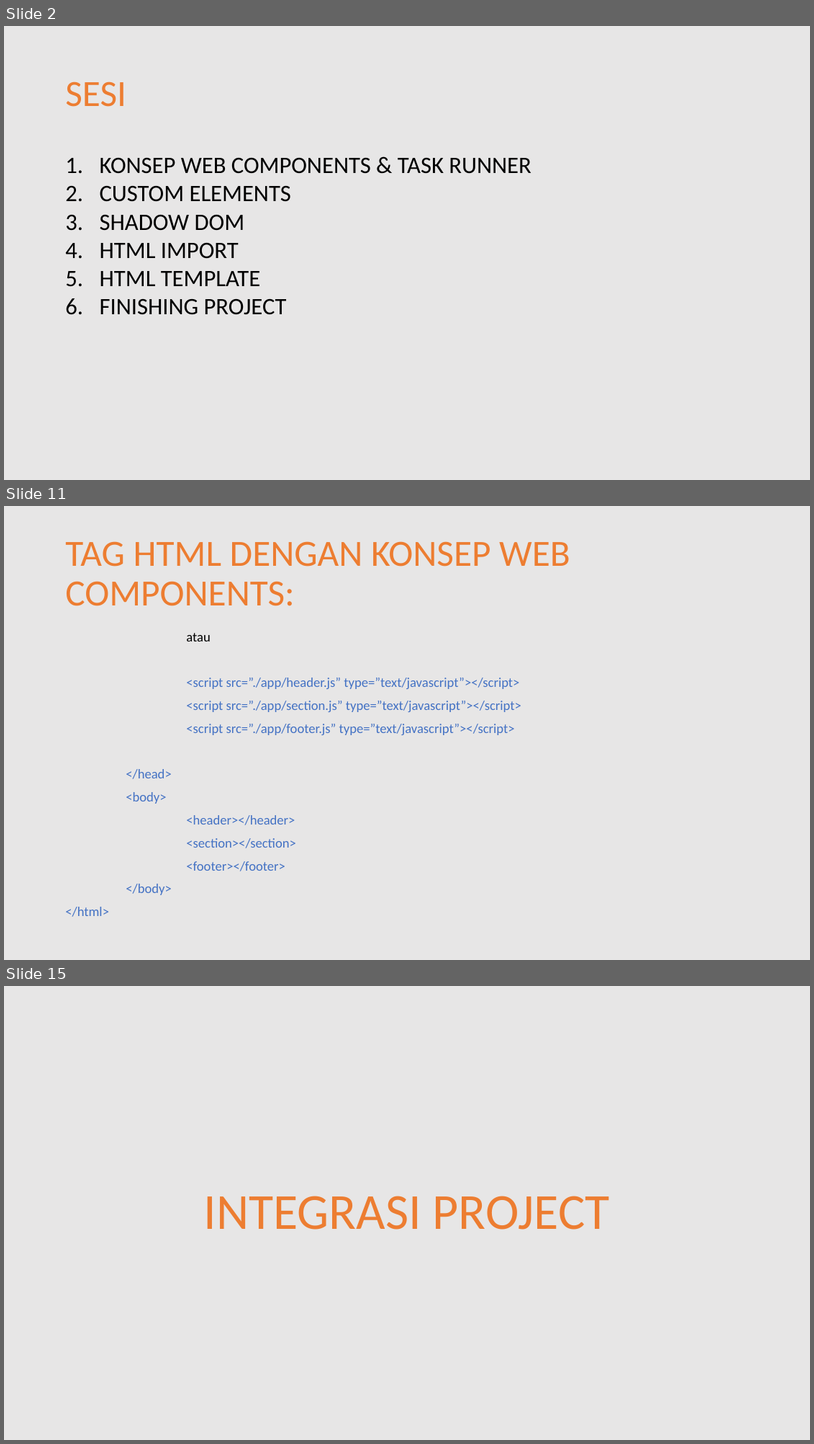
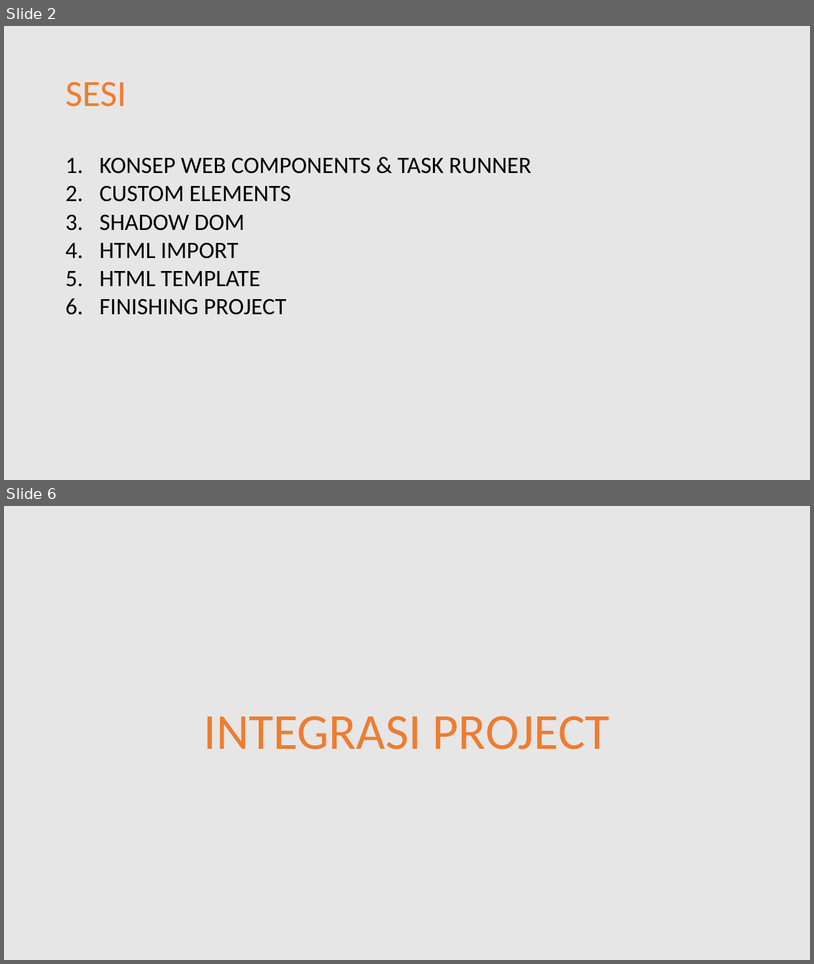
Before and after one commit to MalangFrontend/ongis-frontend-1, a slide deck: doc/presentasi-materi-01.pptx. Shown one above the other, each under a label of ours: slides 2, 11 and 15 before the commit, slides 2 and 6 after it; the slides between them are not shown. The pictures are 814x1444 and 814x964 pixels, drawn with LibreOffice and Linux fonts; fonts in the diff are those of the drawing. Boxes give left, top, right and bottom in pixels: in the first picture for what was removed or moved away, otherwise in the second. Text is boxed around its words. In the diff, an @@ line names an element or a change of style, - is before the commit and + after.

```diff
--- a/doc/presentasi-materi-01.pptx
+++ b/doc/presentasi-materi-01.pptx
@@ slide 11 removed at (4,506,810,960), background #E7E6E6 @@
@@ title removed at (65,541,571,606) @@
-TAG HTML DENGAN KONSEP WEB COMPONENTS:
@@ text removed at (65,633,522,916) @@
-atau
-<script src=”./app/header.js” type=”text/javascript”></script>
-<script src=”./app/section.js” type=”text/javascript”></script>
-<script src=”./app/footer.js” type=”text/javascript”></script>
-</head>
-<body>
-<header></header>
-<section></section>
-<footer></footer>
-</body>
-</html>
@@ what was slide 15 is now slide 6 @@
```
Also in this commit, not shown: 6 slides changed, 45 other slides removed, 21 other files.
